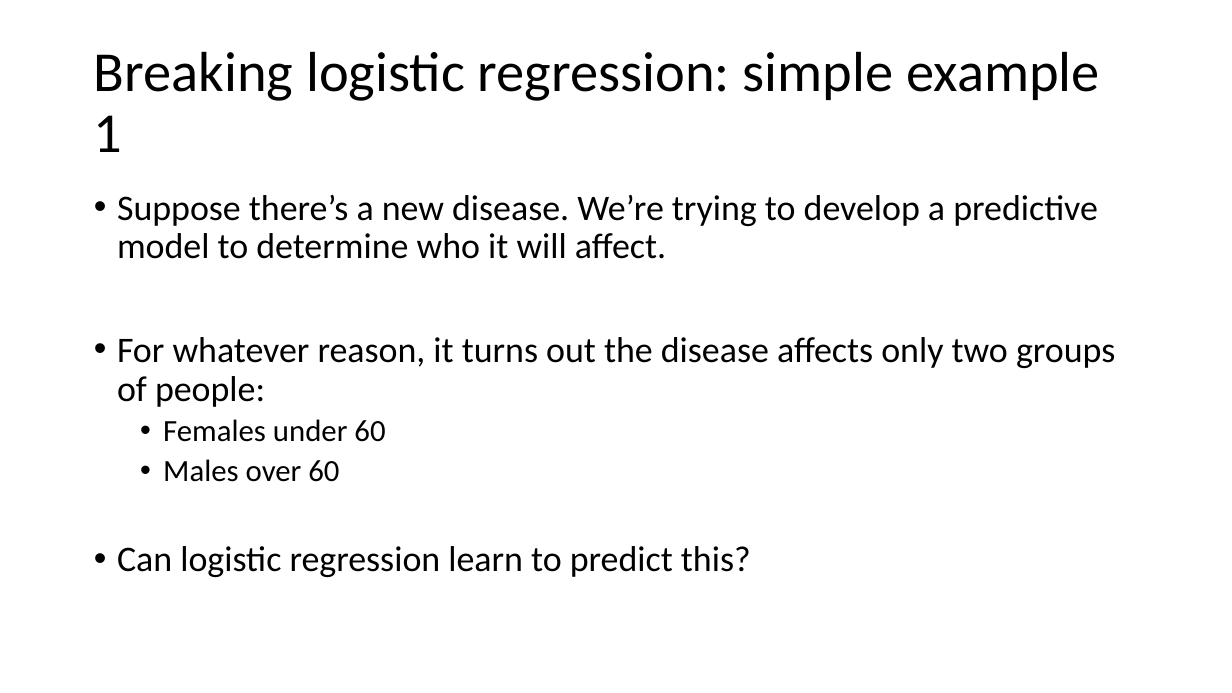
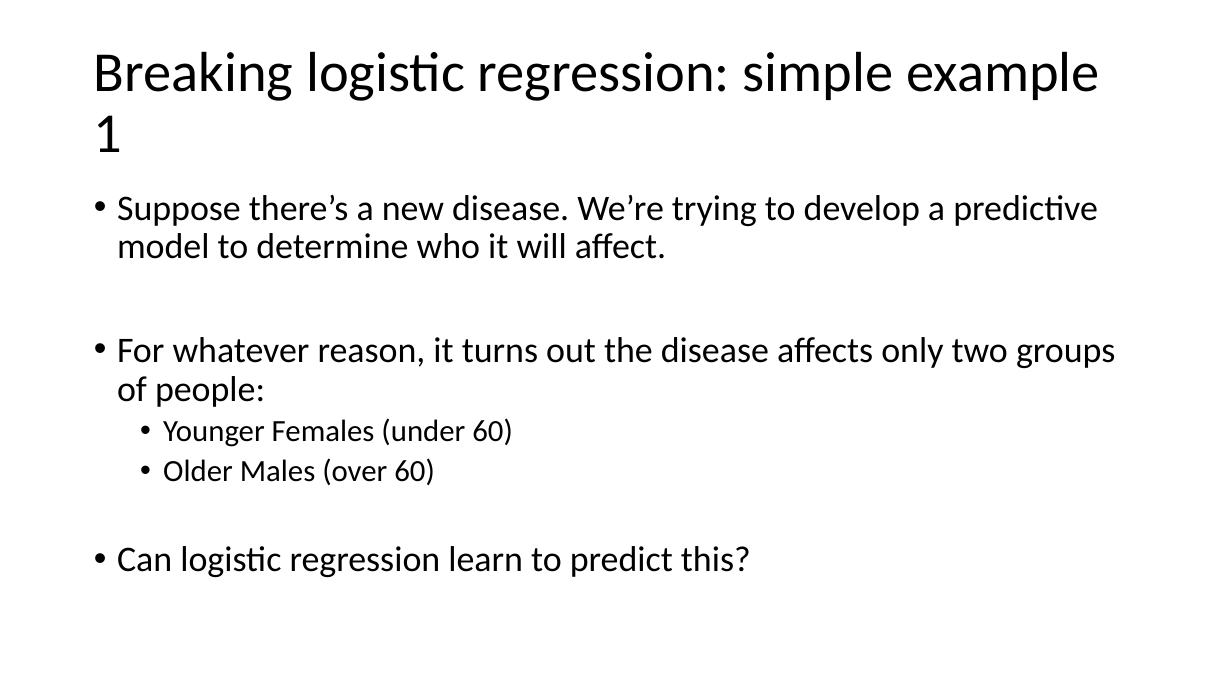
Before and after one commit to mengelhard/mmci_applied_ds, a slide deck: slide 6 of lectures/mlp_updated.pptx. Drawn at 1232x693 pixels with LibreOffice and Linux fonts; fonts in the diff are those of the drawing. Boxes give left, top, right and bottom in pixels: in the first picture for what was removed or moved away, otherwise in the second. Text is boxed around its words. In the diff, an @@ line names an element or a change of style, - is before the commit and + after.

```diff
--- a/lectures/mlp_updated.pptx
+++ b/lectures/mlp_updated.pptx
@@ text at bbox=[163, 418, 513, 485]: text changed @@
-  • Females under 60
-  • Males over 60
+  • Younger Females (under 60)
+  • Older Males (over 60)
```
Also in this commit, not shown: 6 other slides changed, 1 slide added, 1 other file.
